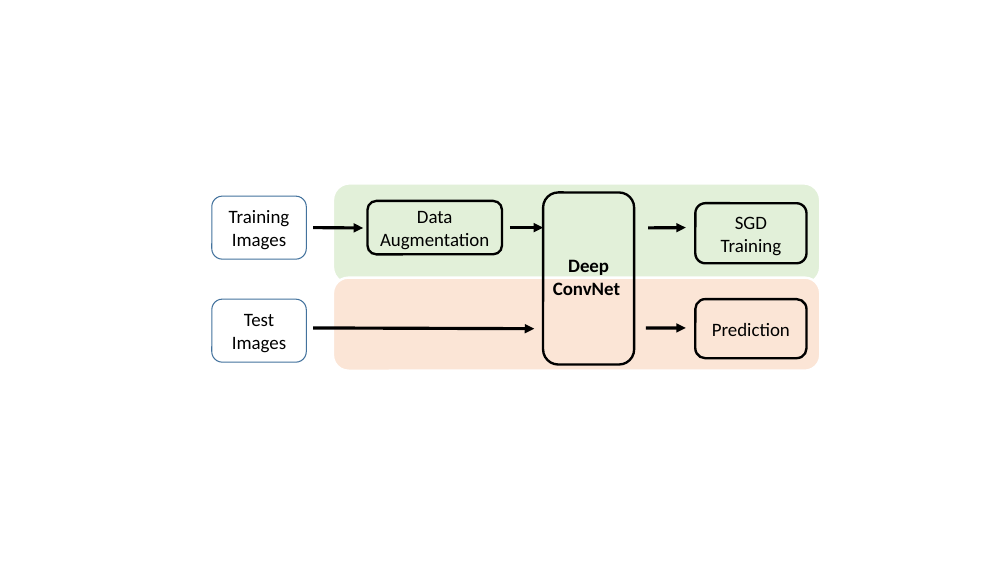
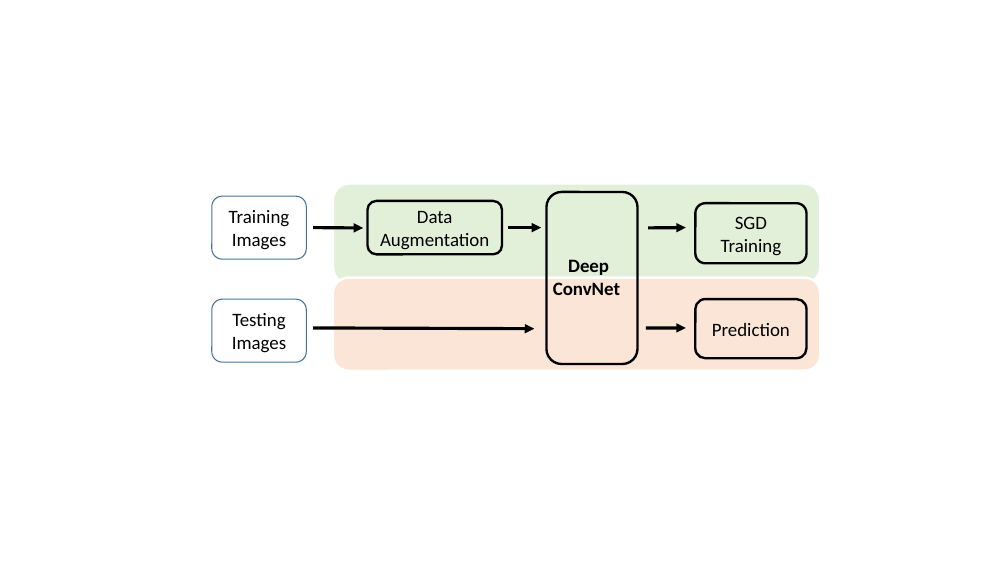
Before and after one commit to zengxiao1028/CSE902_Project_17Spring, a slide deck: slide 3 of proposal/fig/pptx/fig.pptx. Drawn at 1008x567 pixels with LibreOffice and Linux fonts; fonts in the diff are those of the drawing. Boxes give left, top, right and bottom in pixels: in the first picture for what was removed or moved away, otherwise in the second. Text is boxed around its words. In the diff, an @@ line names an element or a change of style, - is before the commit and + after.

```diff
--- a/proposal/fig/pptx/fig.pptx
+++ b/proposal/fig/pptx/fig.pptx
@@ rounded rectangle: place and size @@
-rounded rectangle at [543,193,634,365]
+rounded rectangle at [547,192,637,364]
@@ text in rounded rectangle at [232,313,285,330]: text changed @@
-Test
+Testing
```
Also in this commit, not shown: 1 other file.
